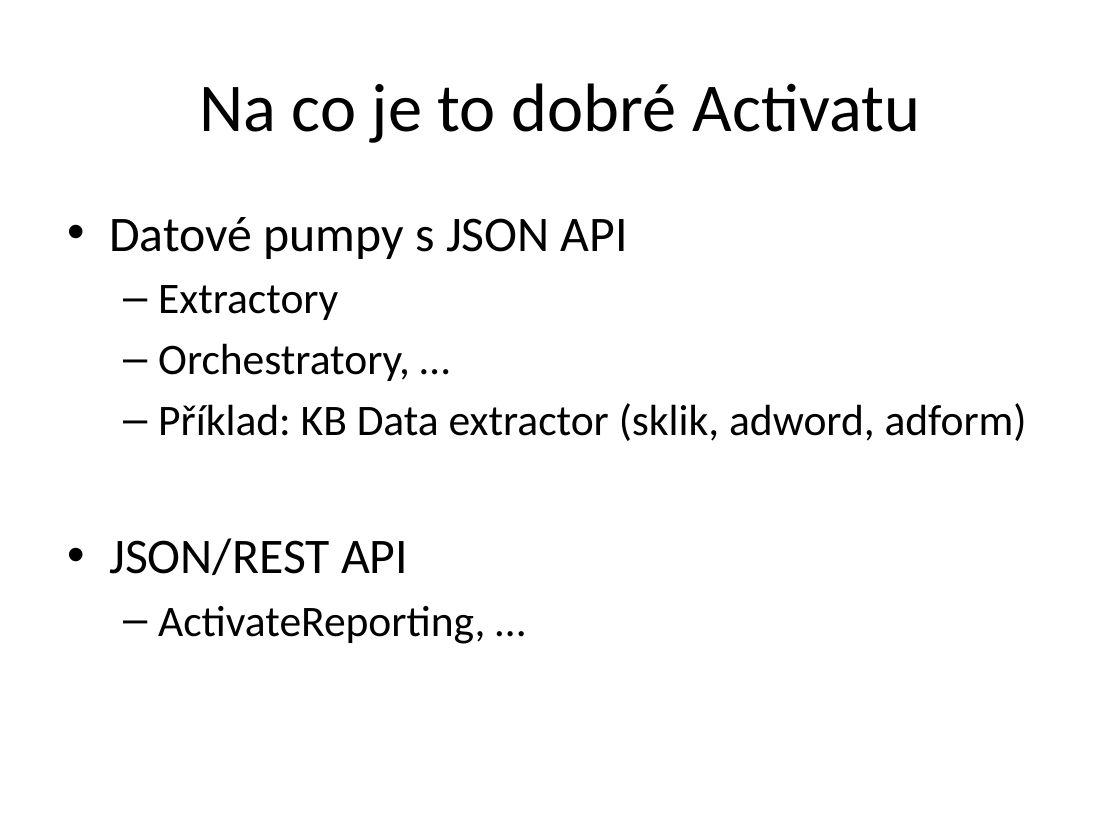
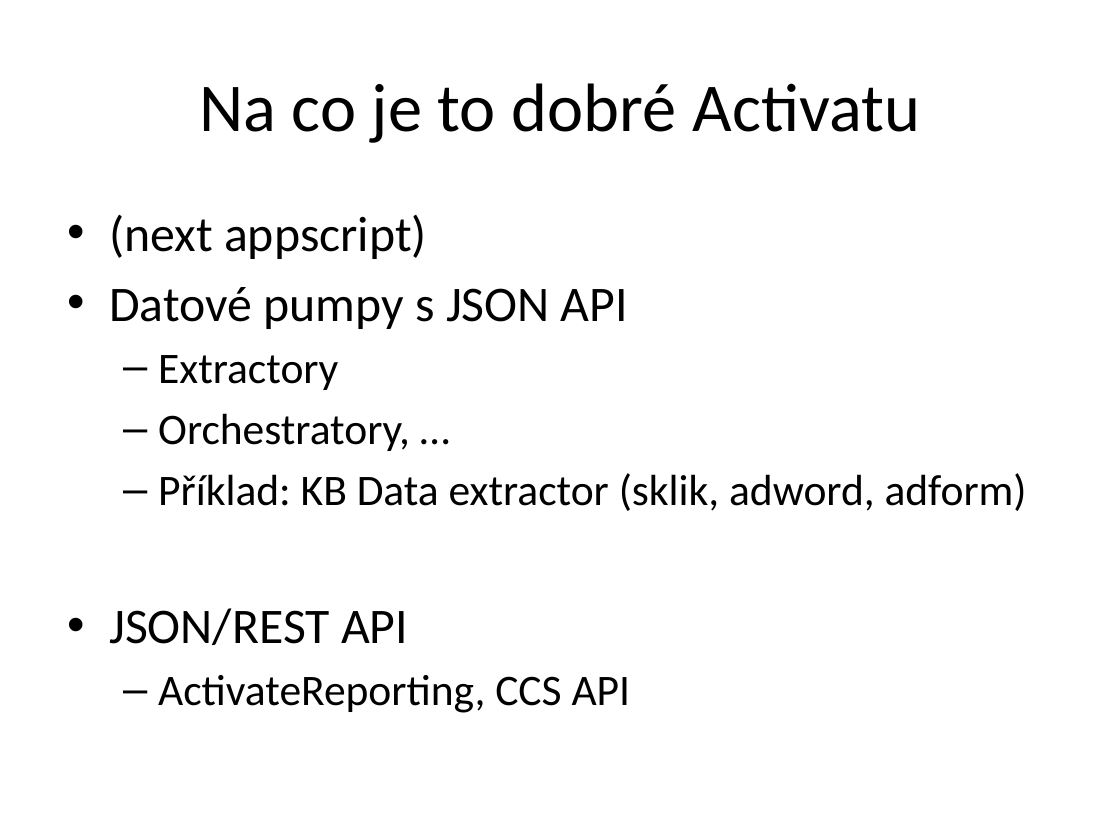
Before and after one commit to etnetera-activate/node-minicourse, a slide deck: slide 3 of node-uvod.pptx (slide 2 before the commit). Drawn at 1120x840 pixels with LibreOffice and Linux fonts; fonts in the diff are those of the drawing; background and template pictures are left out. Boxes give left, top, right and bottom in pixels: in the first picture for what was removed or moved away, otherwise in the second. Text is boxed around its words. In the diff, an @@ line names an element or a change of style, - is before the commit and + after.

```diff
--- a/node-uvod.pptx
+++ b/node-uvod.pptx
@@ text at (x1=109, y1=215, x2=427, y2=259): paragraph added @@
+• (next appscript)
@@ text at (x1=158, y1=675, x2=631, y2=713): text changed @@
-  – ActivateReporting, …
+  – ActivateReporting, CCS API
```
Also in this commit, not shown: 5 other slides changed, 7 slides added, 5 other files.
